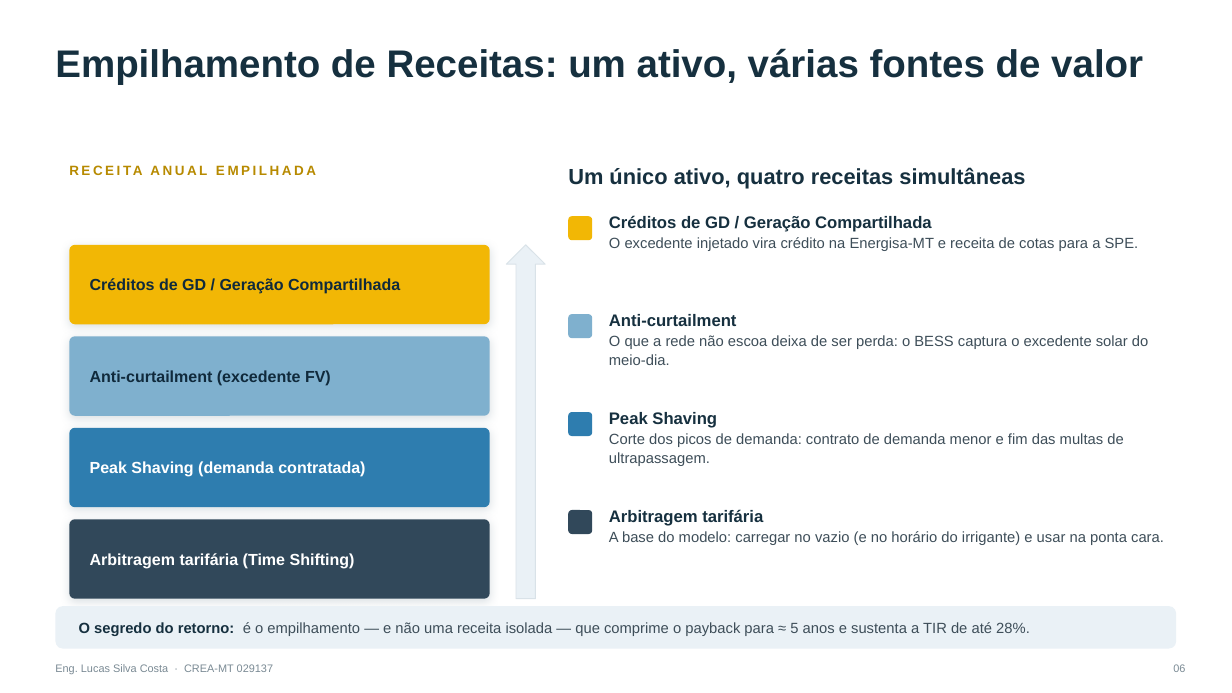
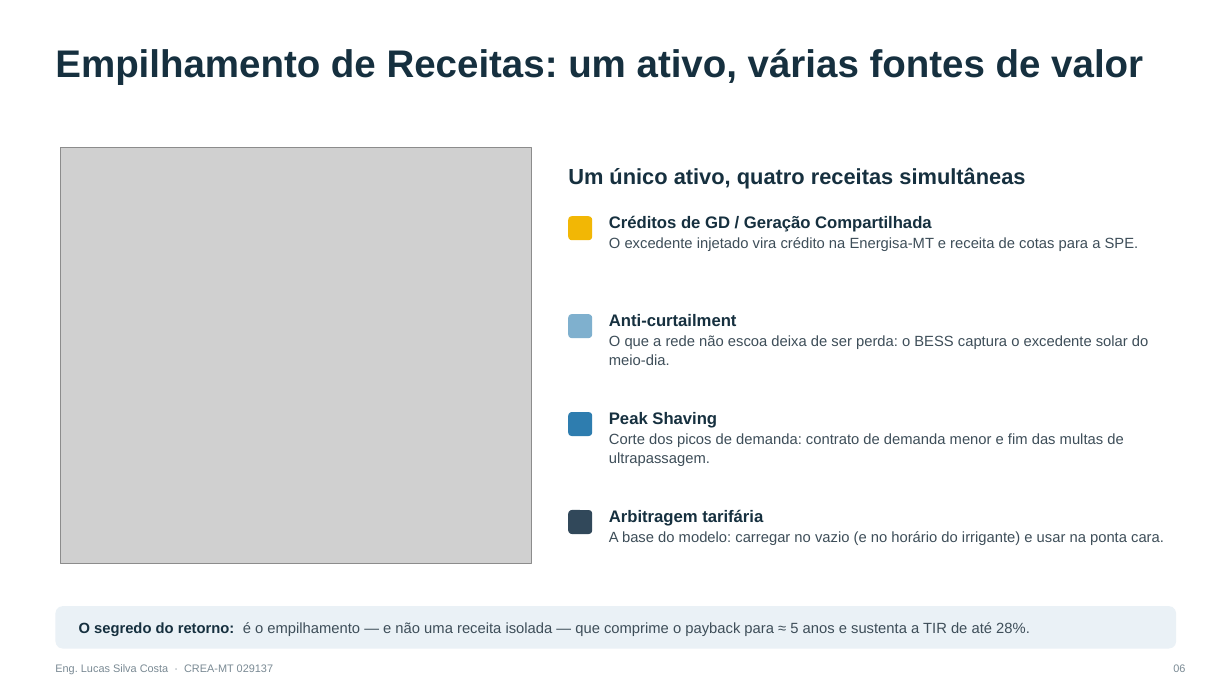
Before and after one commit to Lucas200988/sonare-crm, a slide deck: slide 6 of apresentacoes/BESS_Brasil_Lucas_Silva_Costa.pptx. Drawn at 1232x693 pixels with LibreOffice and Linux fonts; fonts in the diff are those of the drawing; grey boxes stand for pictures. Boxes give left, top, right and bottom in pixels: in the first picture for what was removed or moved away, otherwise in the second. Text is boxed around its words. In the diff, an @@ line names an element or a change of style, - is before the commit and + after.

```diff
--- a/apresentacoes/BESS_Brasil_Lucas_Silva_Costa.pptx
+++ b/apresentacoes/BESS_Brasil_Lucas_Silva_Costa.pptx
@@ picture added at box(60, 148, 531, 564) @@
@@ text removed at box(69, 155, 490, 185) @@
-RECEITA ANUAL EMPILHADA
@@ rounded rectangle removed at box(69, 245, 490, 324) @@
@@ up arrow removed at box(506, 245, 545, 599) @@
@@ text removed at box(90, 278, 400, 294) @@
-Créditos de GD / Geração Compartilhada
@@ rounded rectangle removed at box(69, 336, 490, 416) @@
@@ text removed at box(90, 370, 331, 386) @@
-Anti-curtailment (excedente FV)
@@ rounded rectangle removed at box(69, 428, 490, 507) @@
@@ text removed at box(90, 461, 365, 477) @@
-Peak Shaving (demanda contratada)
@@ rounded rectangle removed at box(69, 519, 490, 599) @@
@@ text removed at box(90, 553, 355, 569) @@
-Arbitragem tarifária (Time Shifting)
```
